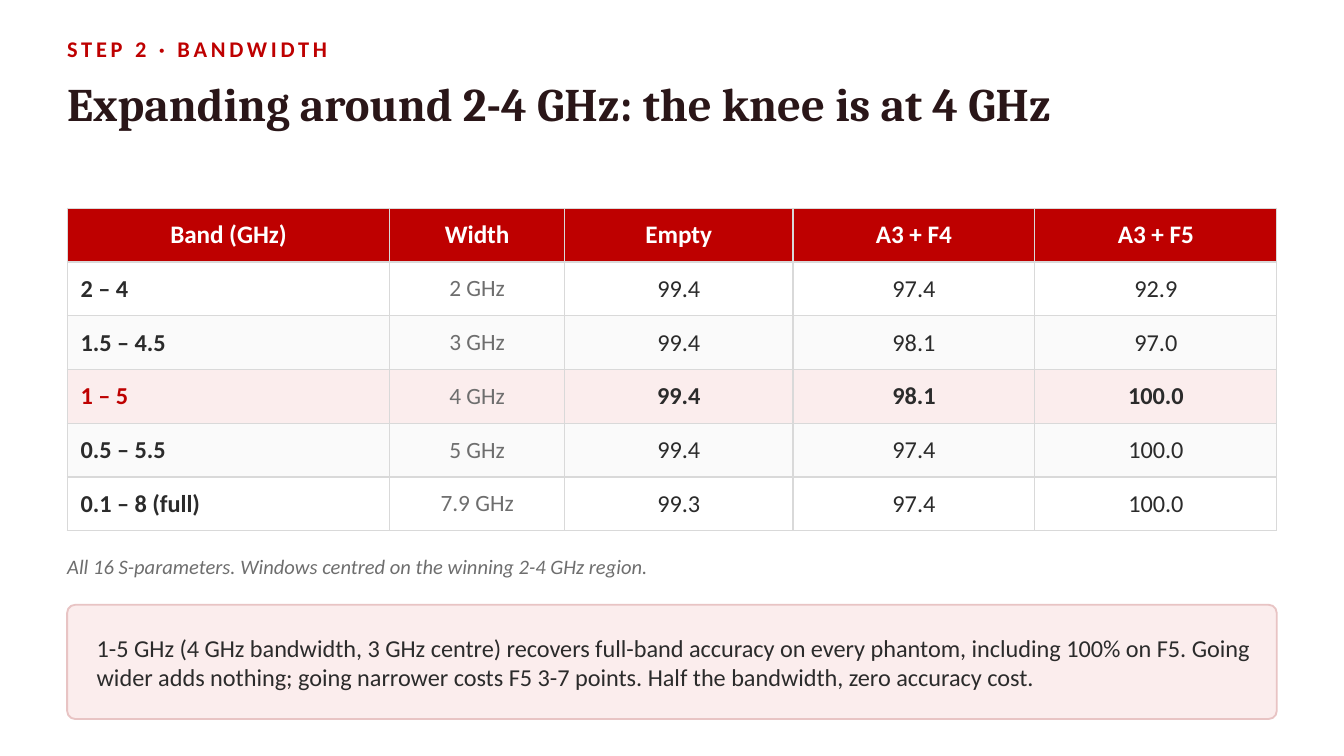
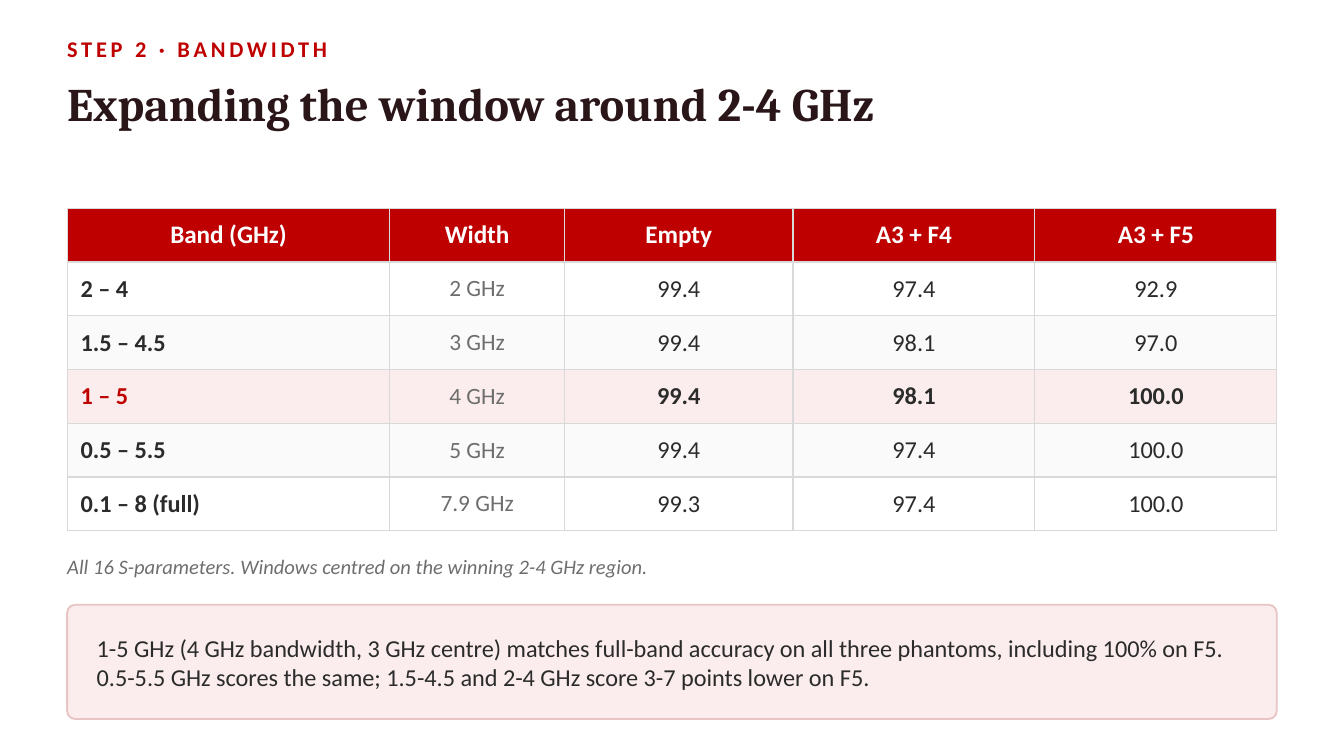
Before and after one commit to pmart1534/microwave-phantom-localization-cnn-mlp, a slide deck: slide 4 of presentation/Frequency_Reduction.pptx. Drawn at 1344x756 pixels with LibreOffice and Linux fonts; fonts in the diff are those of the drawing. Boxes give left, top, right and bottom in pixels: in the first picture for what was removed or moved away, otherwise in the second. Text is boxed around its words. In the diff, an @@ line names an element or a change of style, - is before the commit and + after.

```diff
--- a/presentation/Frequency_Reduction.pptx
+++ b/presentation/Frequency_Reduction.pptx
@@ text at (67,88,874,132): text changed @@
-Expanding around 2-4 GHz: the knee is at 4 GHz
+Expanding the window around 2-4 GHz
@@ text at (97,639,1223,690): text changed @@
-1-5 GHz (4 GHz bandwidth, 3 GHz centre) recovers full-band accuracy on every phantom, including 100% on F5. Going wider adds nothing; going narrower costs F5 3-7 points. Half the bandwidth, zero accuracy cost.
+1-5 GHz (4 GHz bandwidth, 3 GHz centre) matches full-band accuracy on all three phantoms, including 100% on F5. 0.5-5.5 GHz scores the same; 1.5-4.5 and 2-4 GHz score 3-7 points lower on F5.
```
Also in this commit, not shown: 11 other slides changed, 3 other files.
